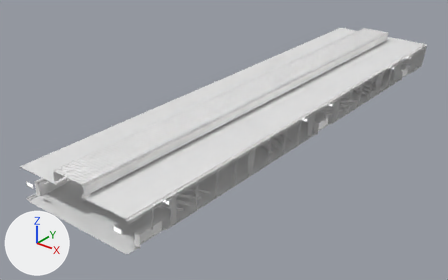
One commit to the FBX model models/airport gates/AirportConcourse_L2.fbx: the scene before it, then after it.
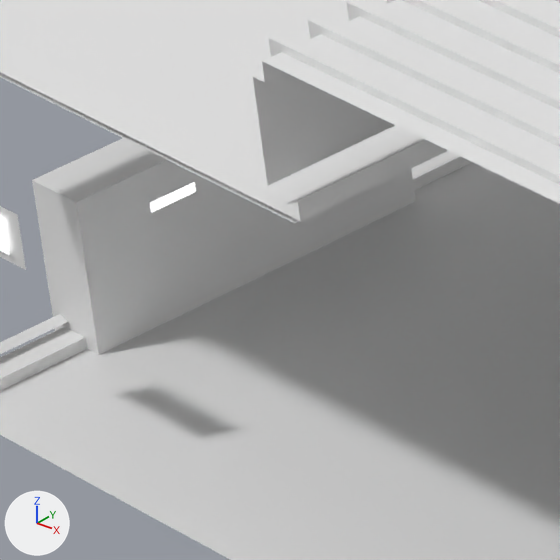
The first picture shows the older version from a camera (50 mm lens) standing at (110.0, -70.8, 96.3) and looking at (-8.6, 77.5, 4.4). The close-ups show the older and then the newer version on the part from 7% to 18% of the width and 59% to 76% of the height of that picture. Only the edits that show in the close-ups are written down. Lighting does not change. The marker at lower left points along +X, +Y and +Z. Where no turn or scale is listed for an object, it has been applied to the vertices.

Names of what the first close-up shows: 'floor.003', 'lod2 ceiling', 'walls' and 2 more.
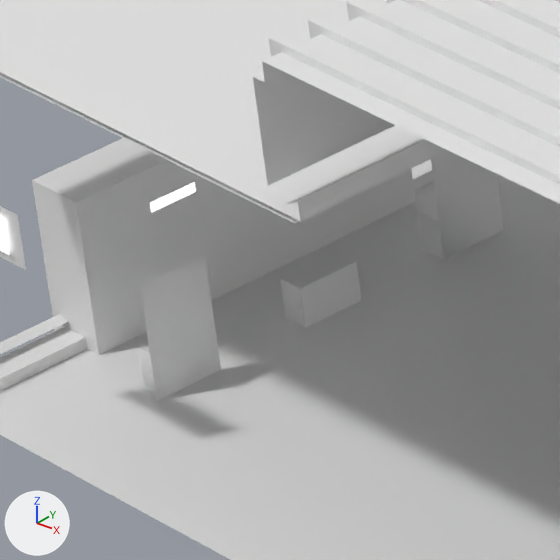
What differs and where, as boxes [x1, y1, x2, y2] in the close-ups (560 x 560 px):
```json
{"object": "BoardingDesk_L2.003", "change": "added", "after": [139, 151, 503, 401]}
```

Scene script edits in JSON lines:
```json
{"op": "add", "block": "me_vert_015", "code": ["me_vert_015 = bpy.data.meshes.new('Vert.015')", "me_vert_015.from_pydata([(0.09, 3.16, 0.0), (0.09, 4.92, 0.0), (0.09, 3.16, 3.0), (0.09, 4.92, 3.0), (0.09, -0.79, 0.0), (0.09, 0.79, 0.0), (0.09, -0.79, 1.04), (0.09, 0.79, 1.04), (0.09, -3.16, 0.0), (0.09, -4.92, 0.0), (0.09, -3.16, 3.0), (0.09, -4.92, 3.0), (0.09, -0.79, 0.0), (0.09, -0.79, 1.04), (-0.65, -0.79, 0.0), (-0.65, -0.79, 1.04), (0.09, -4.72, 0.0), (0.09, -4.72, 1.04), (-0.65, -4.72, 0.0), (-0.65, -4.72, 1.04), (-0.65, 3.16, 1.04), (-0.65, 3.16, 0.0), (0.09, 3.16, 1.04)], [], [(1, 3, 2, 0), (5, 7, 6, 4), (9, 8, 10, 11), (13, 15, 14, 12), (17, 19, 18, 16), (22, 20, 21, 0)])", "me_vert_015.materials.append(mat_airportconcourse_l1)  # white #e7e7e7"]}
{"op": "add", "block": "ob_boardingdesk_l2_003", "code": ["ob_boardingdesk_l2_003 = bpy.data.objects.new('BoardingDesk_L2.003', me_vert_015)", "ob_boardingdesk_l2_003.location = (-15.66, 15.0, 10.0)"]}
```
